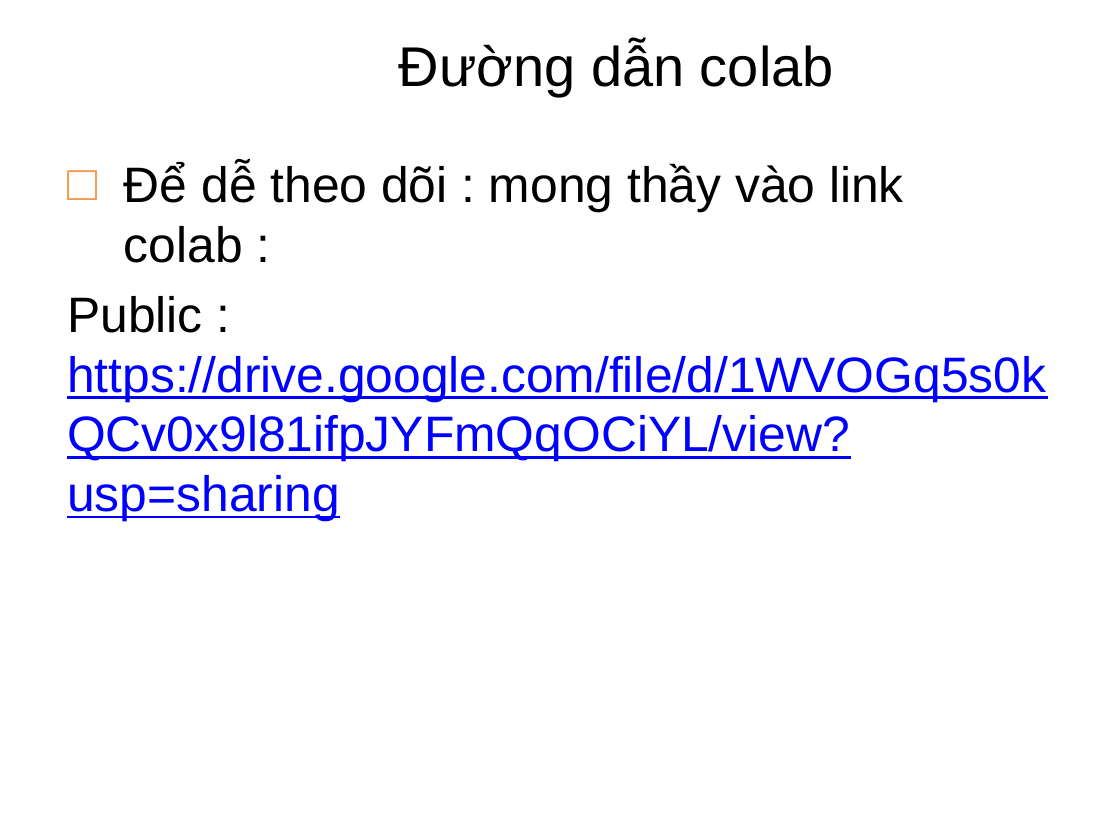
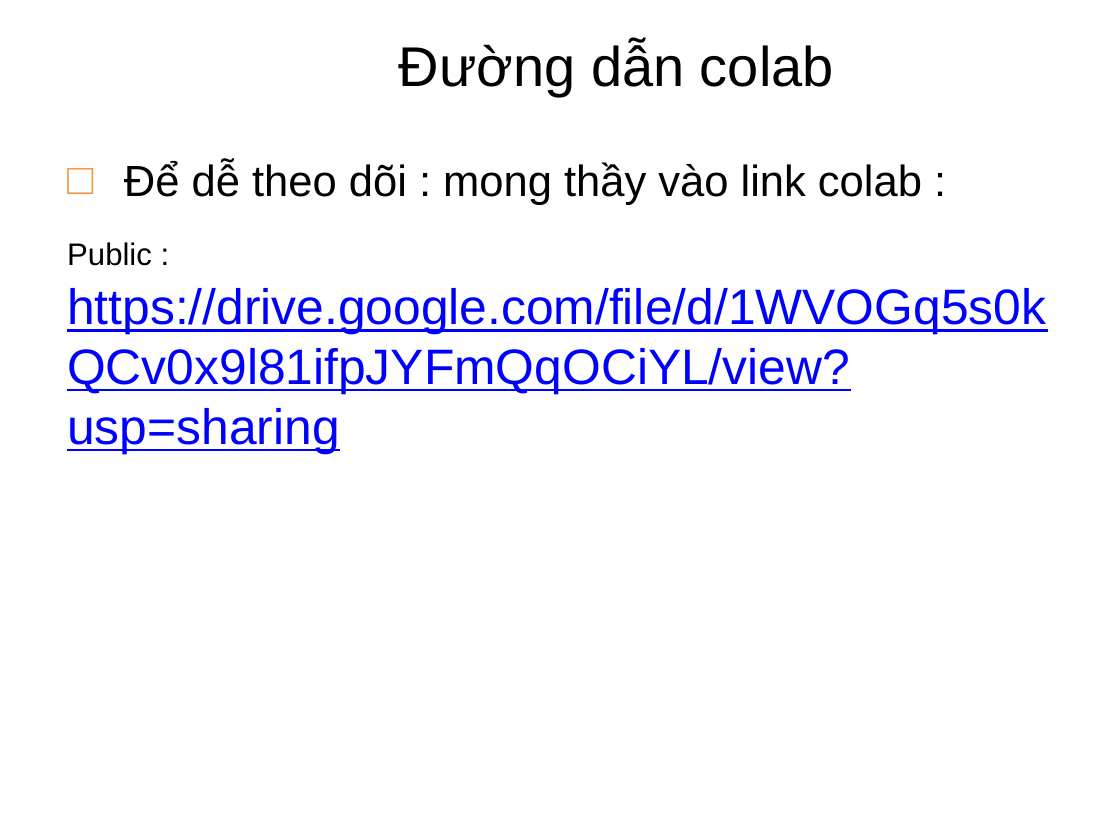
Before and after one commit to hmthanh/radix-sort-cuda, a slide deck: slide 4 of Slide.pptx. Drawn at 1120x840 pixels with LibreOffice and Linux fonts; fonts in the diff are those of the drawing; background and template pictures are left out. Boxes give left, top, right and bottom in pixels: in the first picture for what was removed or moved away, otherwise in the second. Text is boxed around its words. In the diff, an @@ line names an element or a change of style, - is before the commit and + after.

```diff
--- a/Slide.pptx
+++ b/Slide.pptx
@@ text "Để dễ theo dõi : ..." at [67,161,1046,454]: size 32 to 28 pt in "Để dễ theo dõi : mong thầy ..."; size 32 to 20 pt in "Public :" @@
```
Also in this commit, not shown: 1 slide removed, 4 other files.
